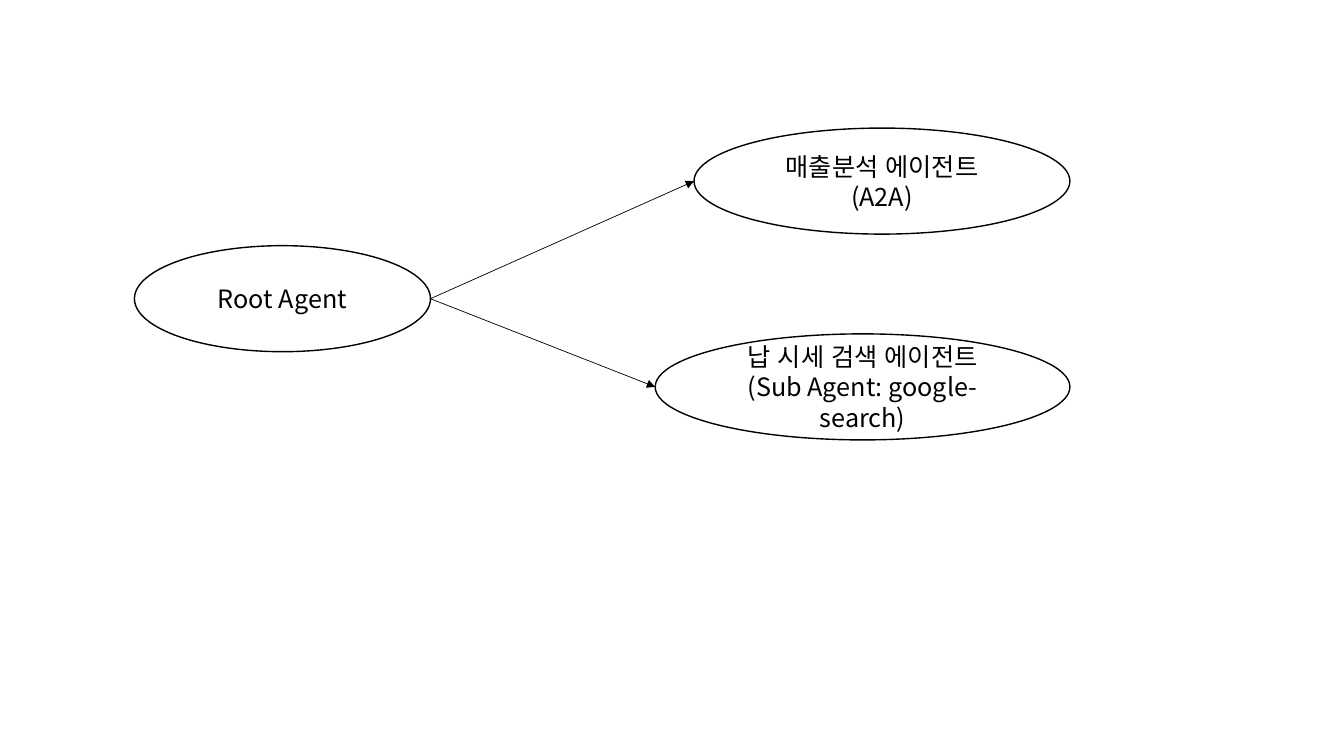
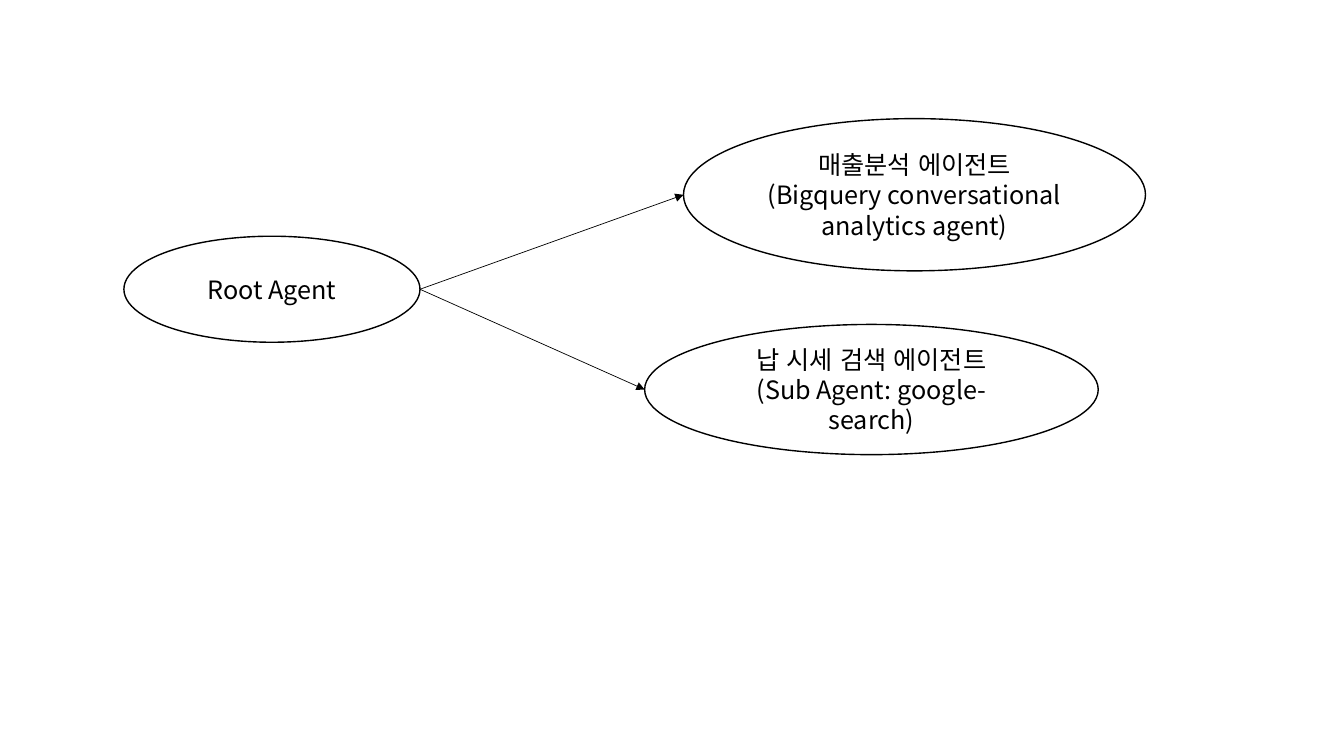
Before and after one commit to ilseokoh/antigravity-vibe-coding-hands-on, a slide deck: slide 1 of docs/Agent 구조.pptx. Drawn at 1344x756 pixels with LibreOffice and Linux fonts; fonts in the diff are those of the drawing. Boxes give left, top, right and bottom in pixels: in the first picture for what was removed or moved away, otherwise in the second. Text is boxed around its words. In the diff, an @@ line names an element or a change of style, - is before the commit and + after.

```diff
--- a/docs/Agent 구조.pptx
+++ b/docs/Agent 구조.pptx
@@ ellipse "매출분석 에이전트 (Bigquery conversational analytics ..." resized from (x1=695, y1=128, x2=1071, y2=234) to (x1=684, y1=119, x2=1145, y2=271) @@
@@ text in ellipse at (x1=768, y1=153, x2=1062, y2=241): text changed @@
-매출분석 에이전트
-(A2A)
+매출분석 에이전트
+(Bigquery conversational analytics agent)
@@ arrow moved from (431, 298) - (695, 181) to (420, 289) - (684, 195) @@
@@ ellipse "Root Agent" moved from (x1=134, y1=246, x2=431, y2=352) to (x1=124, y1=236, x2=420, y2=342) @@
@@ arrow moved from (431, 298) - (655, 387) to (420, 289) - (645, 389) @@
@@ ellipse "납 시세 검색 에이전트 (Sub ..." resized from (x1=655, y1=334, x2=1070, y2=440) to (x1=645, y1=325, x2=1099, y2=455) @@
```
Also in this commit, not shown: 1 slide added, 4 other files.
